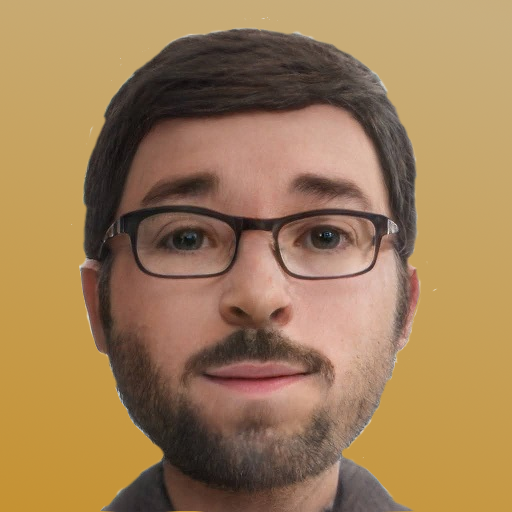
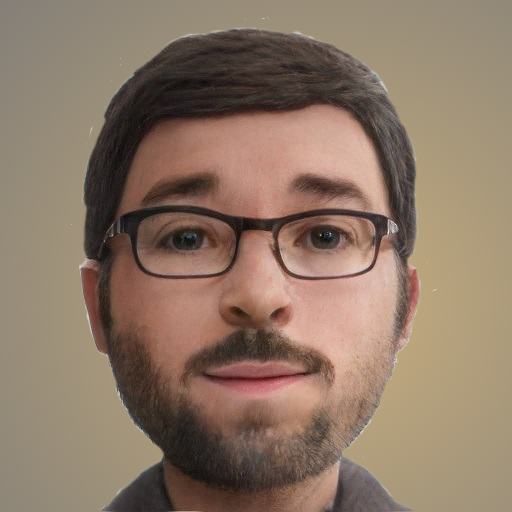
The second 512x512 image is a revision of the first. Changes to its layers:
painted on "whatbg" over [0, 0, 512, 512]
